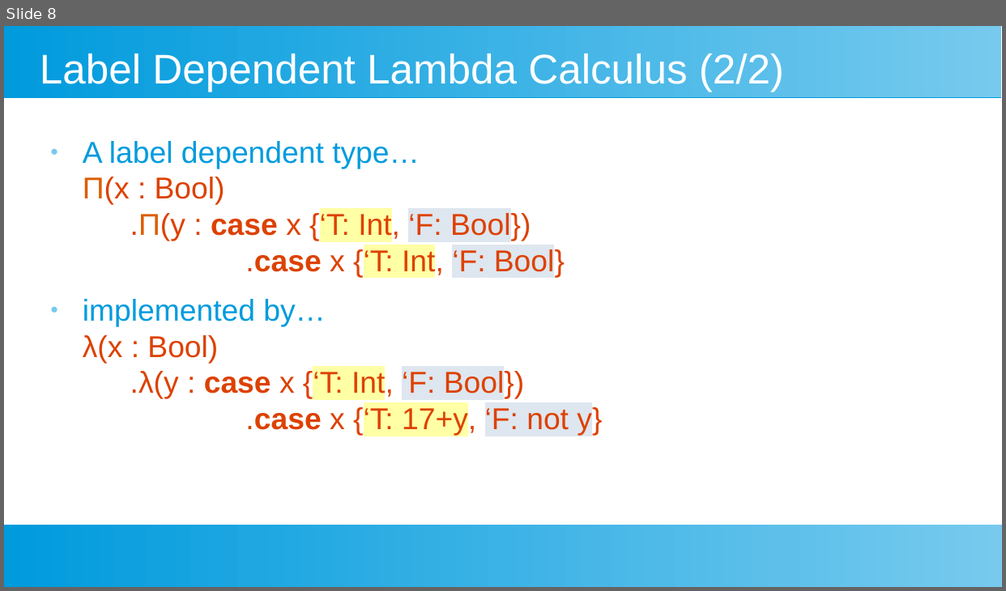
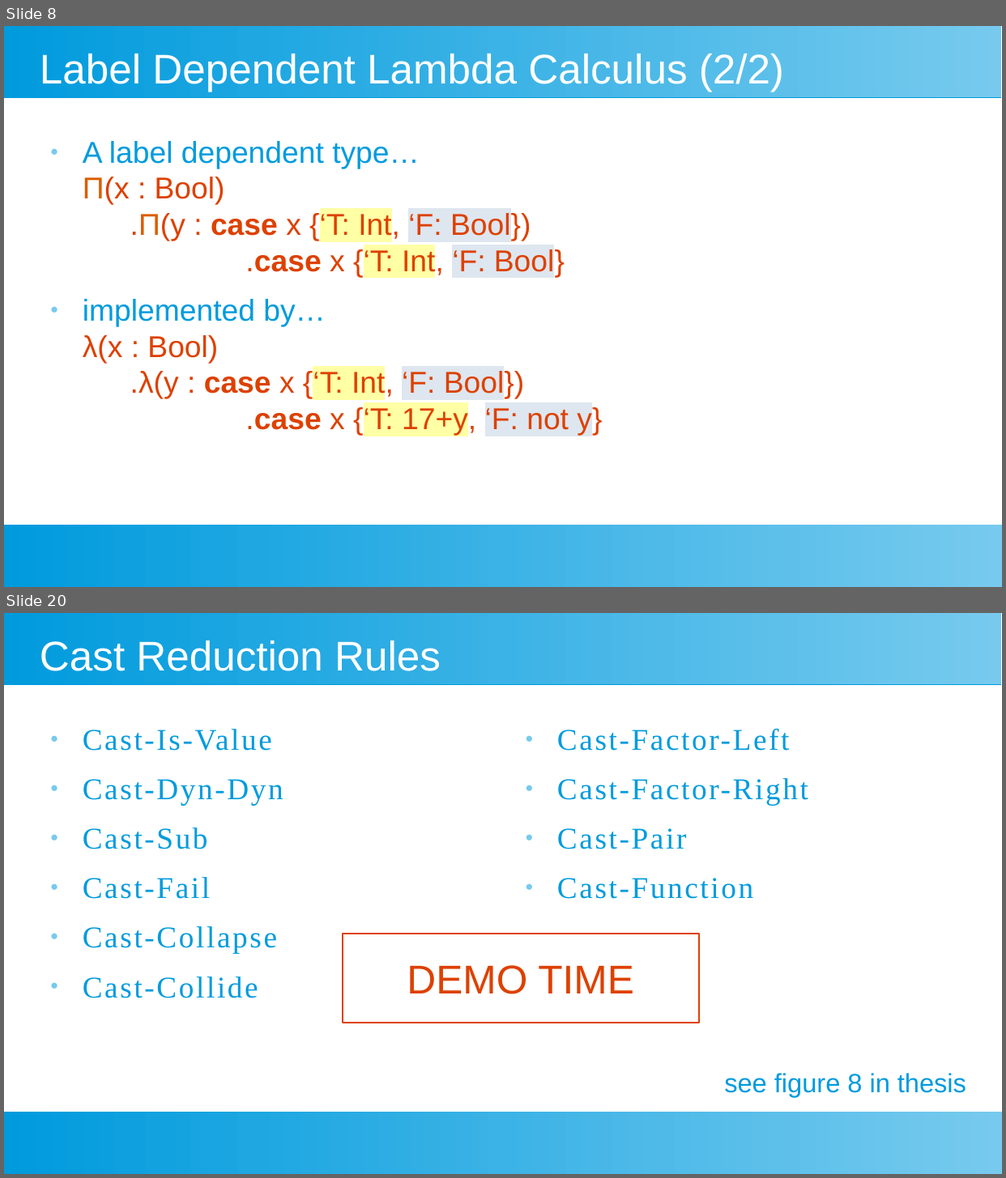
Before and after one commit to leyhline/mastersthesis, a slide deck: presentation.odp. Shown one above the other, each under a label of ours: slide 8 before the commit, slides 8 and 20 after it; the slides between them are not shown. The pictures are 1006x591 and 1006x1178 pixels, drawn with LibreOffice and Linux fonts; fonts in the diff are those of the drawing. Boxes give left, top, right and bottom in pixels: in the first picture for what was removed or moved away, otherwise in the second. Text is boxed around its words. In the diff, an @@ line names an element or a change of style, - is before the commit and + after.

```diff
--- a/presentation.odp
+++ b/presentation.odp
@@ slide 20 added at [4,613,1002,1174], background #FFFFFF; not listed: 2 template elements that a slide beside it also shows @@
@@ title added at [40,641,441,671], 33 pt, text #FFFFFF @@
+Cast Reduction Rules
@@ text added at [83,729,283,999], 24 pt, text #009BDD @@
+● Cast-Is-Value
+● Cast-Dyn-Dyn
+● Cast-Sub
+● Cast-Fail
+● Cast-Collapse
+● Cast-Collide
@@ text added at [557,728,966,1097], 24 pt, text #009BDD @@
+● Cast-Factor-Left
+● Cast-Factor-Right
+● Cast-Pair
+● Cast-Function
+see figure 8 in thesis
@@ rectangle added at [343,934,700,1022], outline #DD4100 1.5 pt, 32 pt, text #DD4100 @@
+DEMO TIME
```
Also in this commit, not shown: 1 slide changed, 11 other slides added.
